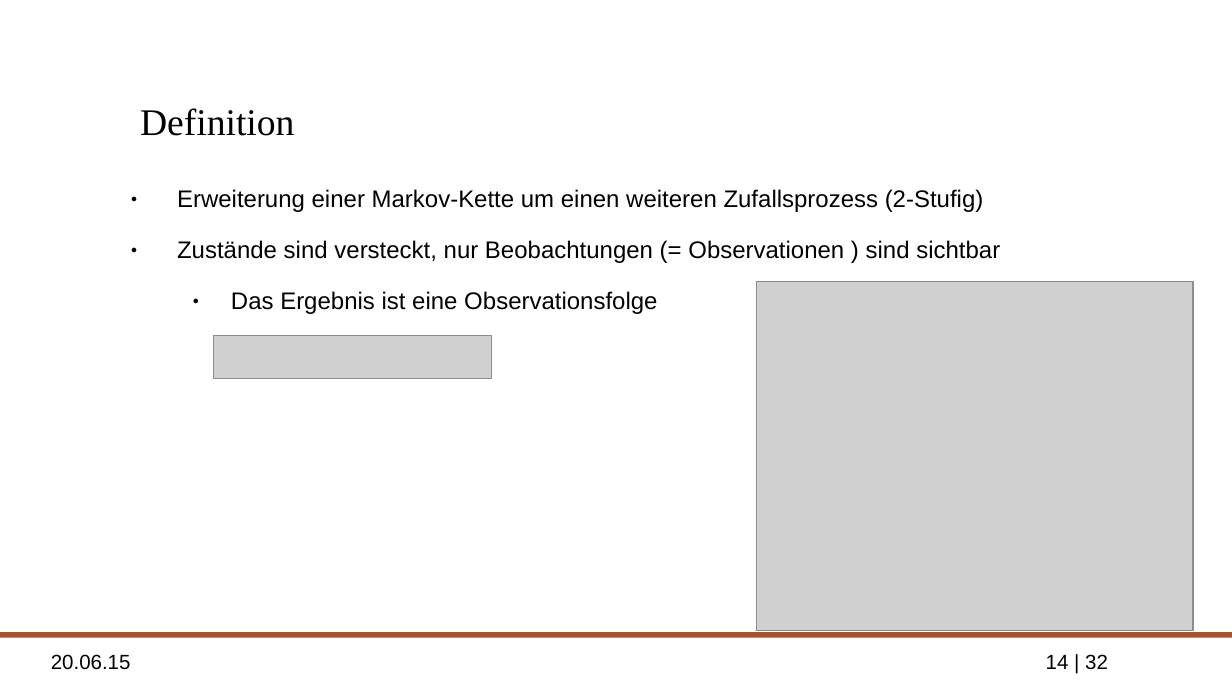
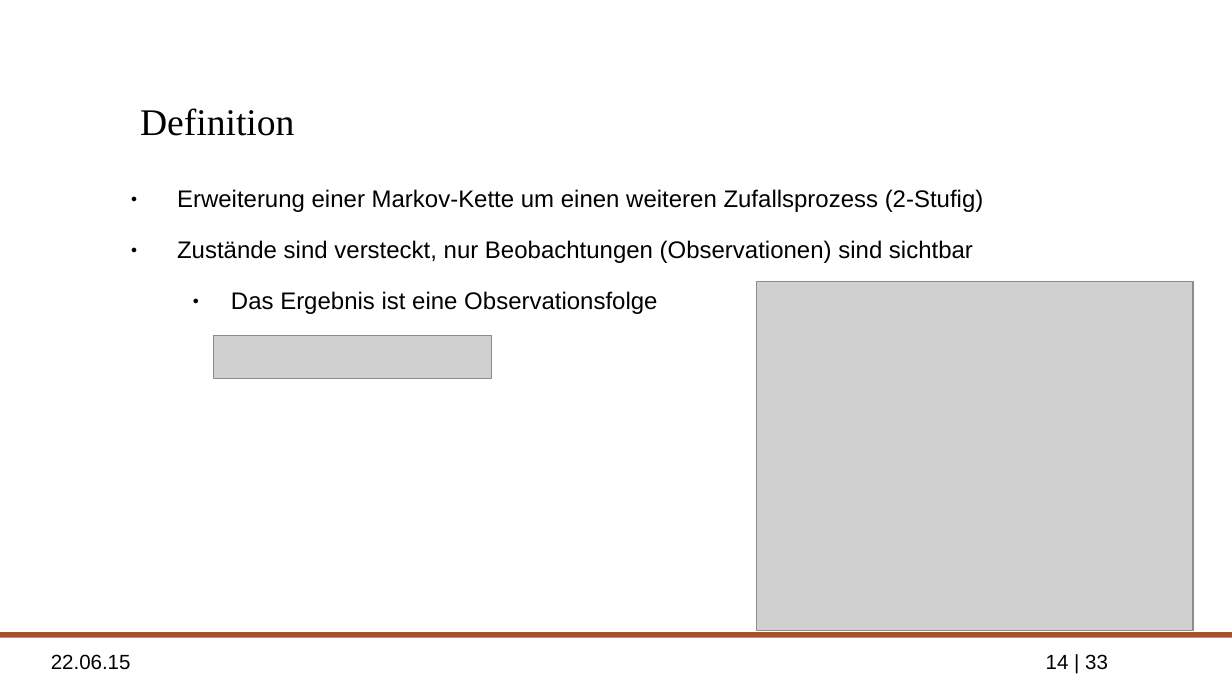
Before and after one commit to ppasler/Formale-Methoden-HMM, a slide deck: slide 14 of presentation/formale_methoden_hmm_pasler_presentation.odp. Drawn at 1232x693 pixels with LibreOffice and Linux fonts; fonts in the diff are those of the drawing; grey boxes stand for pictures; background and template pictures are left out. Boxes give left, top, right and bottom in pixels: in the first picture for what was removed or moved away, otherwise in the second. Text is boxed around its words. In the diff, an @@ line names an element or a change of style, - is before the commit and + after.

```diff
--- a/presentation/formale_methoden_hmm_pasler_presentation.odp
+++ b/presentation/formale_methoden_hmm_pasler_presentation.odp
@@ text at [177,240,973,263]: text changed @@
-● Zustände sind versteckt, nur Beobachtungen (= Observationen ) sind sichtbar
+● Zustände sind versteckt, nur Beobachtungen (Observationen) sind sichtbar
@@ text at [51,654,131,670]: text changed @@
-20.06.15
+22.06.15
@@ page number at [1046,654,1108,670]: text changed @@
-14 | 32
+14 | 33
```
Also in this commit, not shown: 30 other slides changed, 1 slide added, 1 other file.
